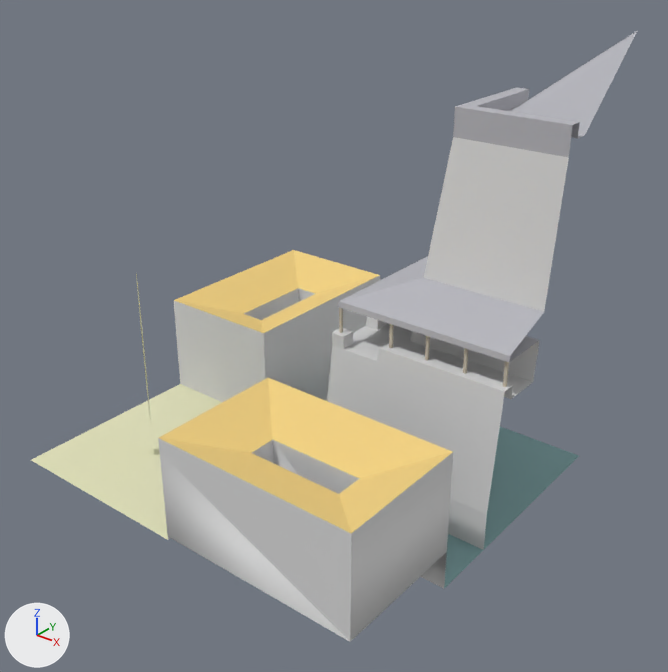
A saved change to the OBJ model assets/stl_export/2c2w.obj.
Before and after are seen from a 50 mm lens placed at (38.8, -46.2, 38.0), pointed at (2.2, -0.5, 9.6). Lighting does not change. The marker at lower left points along +X, +Y and +Z. The first picture is the older version. Where no turn or scale is listed for an object, it has been applied to the vertices. Vertices at exactly the same position are counted once.

Objects in the first picture: '2c2w'.
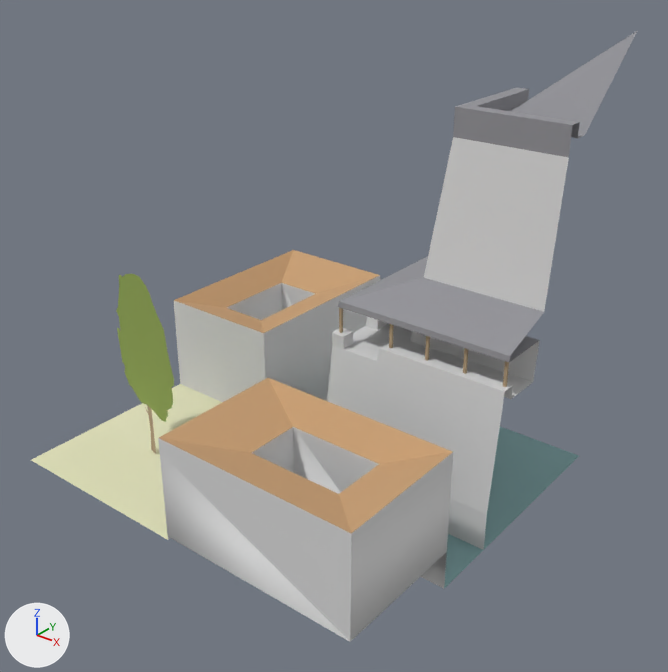
The change, as a list of edits to the scene's bpy script:
```text
Change mat_castleroof:
    mat_castleroof.base_color: (0.471, 0.471, 0.51) -> (0.294, 0.294, 0.318)  # grey #b7b7bd -> grey #949499
Change mat_material:
    mat_material.base_color: (0.878, 0.639, 0.224) -> (0.577, 0.349, 0.176)  # yellow #f1d182 -> brown #c89f74
Add mat_tree:
    mat_tree = principled_material('tree')
    mat_tree.base_color = (0.294, 0.4, 0.0902)  # green #94aa55
    mat_tree.roughness = 1.0
Change me_2c2w:
    where me_2c2w.from_pydata(...)  # 252 vertices, 373 faces; spans x -15.0..15.0, y -15.0..15.0, z -3.0..29.6
    used by ob_2c2w; location = (0.0, 0.0, 0.0)
    before: 77 (-11.0, 4.0, 0.0), 80 (-11.0, 11.0, 0.0), 81 (-11.0, 4.0, 6.0) at pixel (243, 313), 82 (-11.0, 6.0, 6.0) at pixel (259, 306), 83 (-11.0, 11.0, 6.0) at pixel (298, 288)
    before: 93 (4.0, -9.0, 0.0), 97 (11.0, -9.0, 0.0), 98 (4.0, -9.0, 6.0) at pixel (272, 439), 99 (6.0, -9.0, 6.0) at pixel (296, 450), 100 (11.0, -9.0, 6.0) at pixel (359, 478)
    me_2c2w part 1: 67 of 252 vertices moved; they spanned x -15.0..-5.2, y -15.0..-5.8, z -0.3..14.1 and now span x -15.0..15.0, y -15.0..15.0, z -3.0..14.1; mean shift (0.3, 0.2, 0.0); largest move (-5.8, -10.9, 5.3) -> (15.0, 15.0, -3.0)
    me_2c2w part 2
    add for i in [77, *range(80, 84)]: me_2c2w.vertices[i].co += Vector((-2.0, 0.0, 0.0))
    me_2c2w part 3
    add for i in [93, *range(97, 101)]: me_2c2w.vertices[i].co += Vector((0.0, 2.0, 0.0))
    me_2c2w part 4: 21 faces spanning x -12.9..-4.3, y -9.7..-7.5, z 3.4..14.1 switch from mat_w (beige #e2e2bc) to mat_tree (green #94aa55)
```

Changed parts and their boxes [x1, y1, x2, y2] in the pictures (668 x 672 px; the box of a moved part takes in the faces that stretch with it):
'2c2w', recoloured, reshaped: [31, 30, 638, 642] in both
part 1 of me_2c2w, moved or reshaped: before [31, 272, 180, 540]; after [31, 274, 579, 588]
part 2 of me_2c2w, moved or reshaped: [174, 250, 379, 333] in both
part 3 of me_2c2w, moved or reshaped: [159, 378, 453, 533] in both
part 4 of me_2c2w, recoloured: before [136, 274, 154, 448]; after [118, 274, 174, 421]
